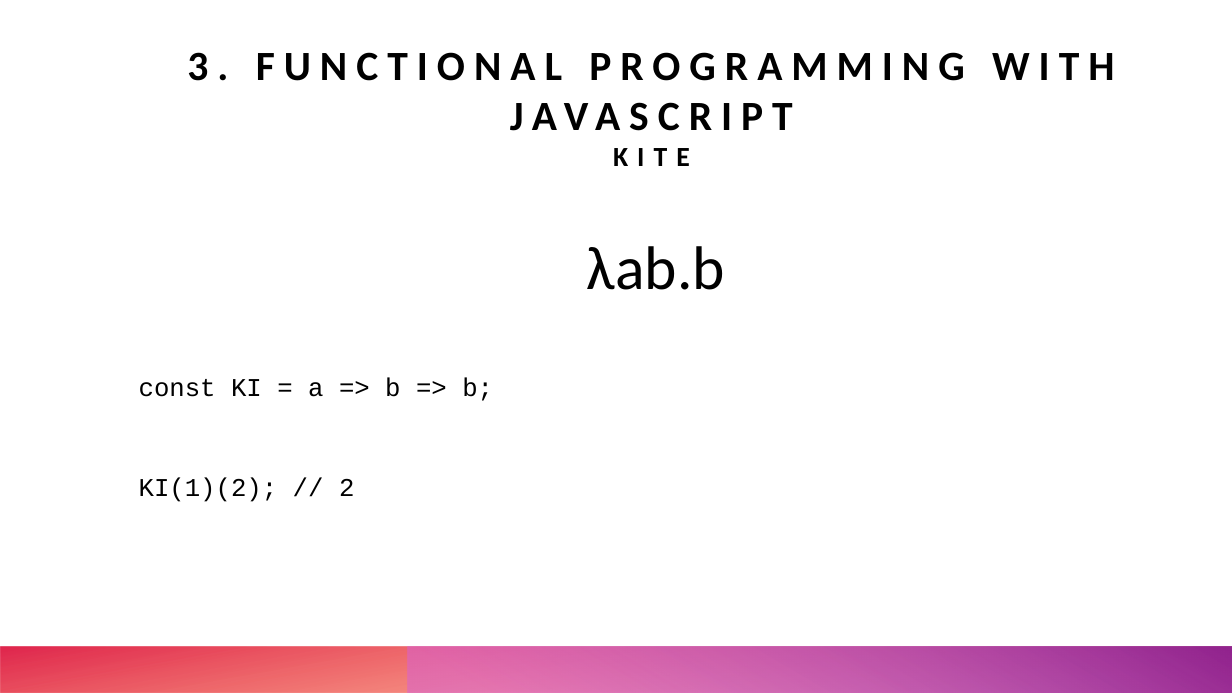
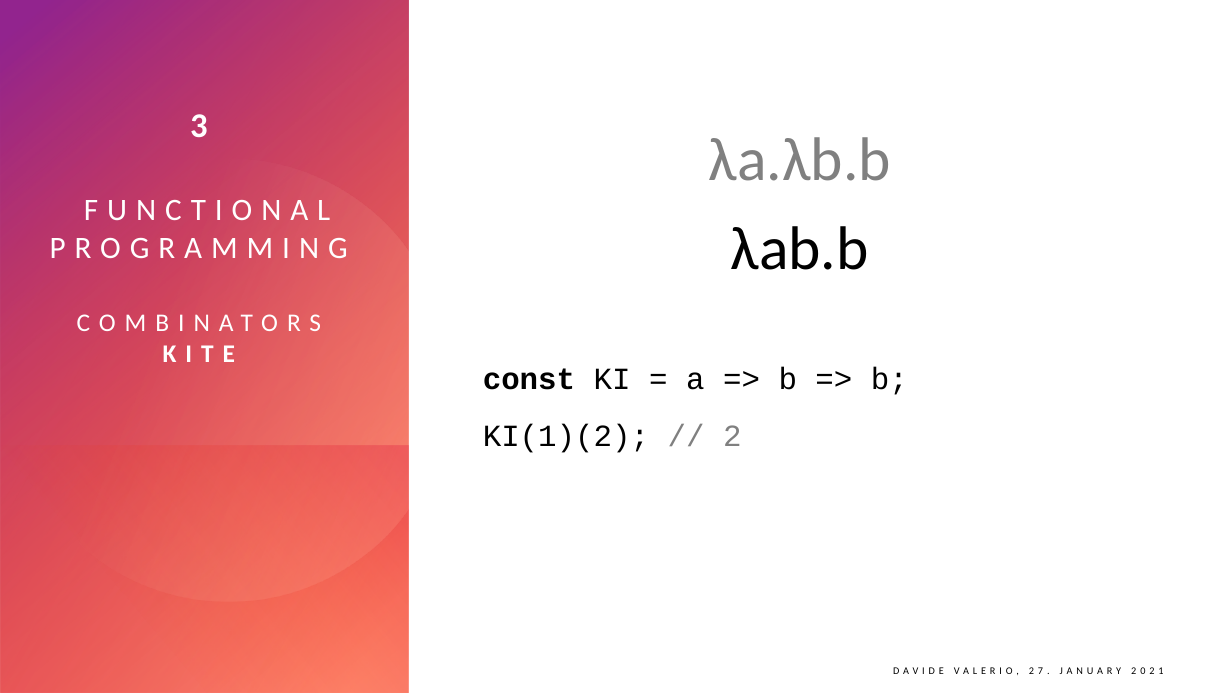
Before and after one commit to forcehobbit/fpw-javascript, a slide deck: slide 24 of doc/fpw_javascript.pptx (slide 11 before the commit). Drawn at 1232x693 pixels with LibreOffice and Linux fonts; fonts in the diff are those of the drawing. Boxes give left, top, right and bottom in pixels: in the first picture for what was removed or moved away, otherwise in the second. Text is boxed around its words. In the diff, an @@ line names an element or a change of style, - is before the commit and + after.

```diff
--- a/doc/fpw_javascript.pptx
+++ b/doc/fpw_javascript.pptx
@@ rectangle added at (0,0,1232,693), fill #FFFFFF @@
@@ rectangle added at (0,0,409,693), fill gradient #FF907A to #DA002F @@
@@ rectangle added at (0,0,409,693), fill gradient #FE4A00 to #92248E @@
@@ freeform shape added at (0,119,471,638), fill gradient #FFDBCC to #FF907A @@
@@ title at (50,114,348,362): text changed; size 32.4 to 24.3 pt; text colour #000000 to #FFFFFF; bold off @@
-3. FUNCTIONAL PROGRAMMING WITH JAVASCRIPT
-KITE
+3
+FUNCTIONAL PROGRAMMING
+COMBINATORS
+KITE
@@ text "λa.λb.b λab.b": place and size @@
-text "λa.λb.b λab.b" at (139,246,725,502)
+text "λa.λb.b λab.b" at (483,137,908,453)
@@ text at (709,137,891,270): text changed; text colour #000000 to #808080 @@
-λab.b
+λa.λb.b
+λab.b
@@ text at (483,367,908,453): size 20 to 24 pt in "const KI = a => b => ...", "KI(1)(2); // 2"; bold on in "const"; text colour #000000 to #808080 in "// 2" @@
@@ rectangle added at (1,445,408,693), fill gradient #DA002F to #FE4A00 @@
@@ text added at (893,667,1163,675), 8 pt, text #000000 @@
+DAVIDE VALERIO, 27. JANUARY 2021
```
Also in this commit, not shown: 8 other slides changed, 17 slides added, 4 slides removed, 2 other files.
